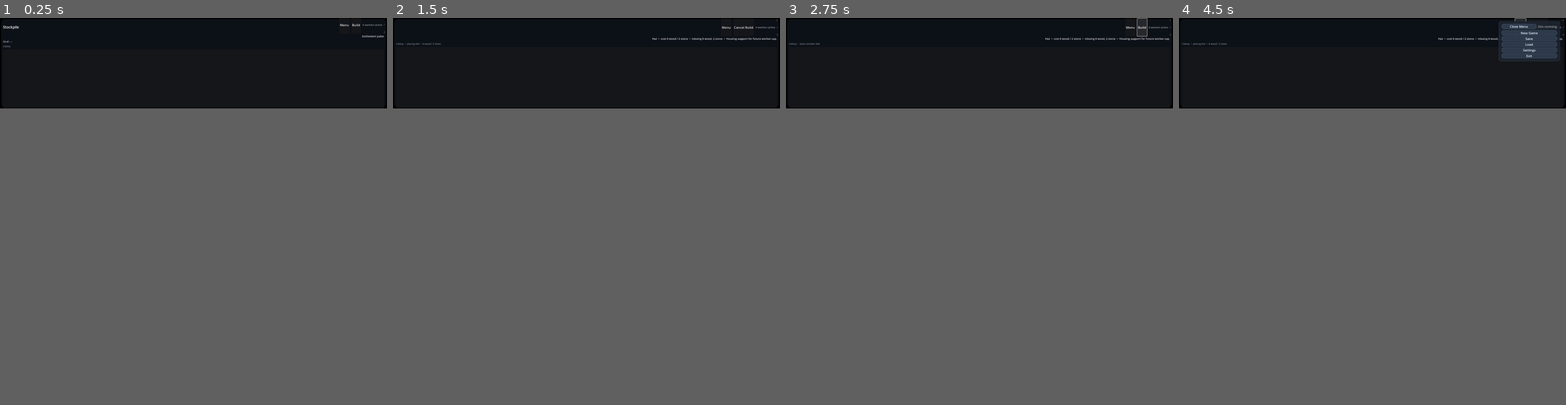
Above: before the commit, frames 1-4 (left to right).
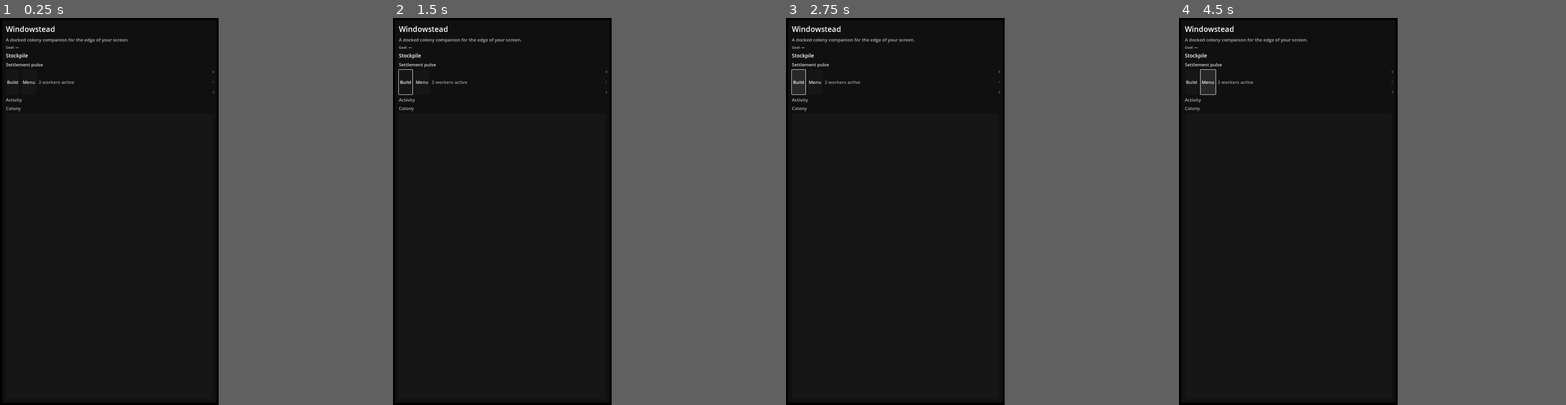
Above: after the commit, the same moments.

Repository: misospace/windowstead
Game: Godot game, scene res://scenes/main.tscn
Two runs of this game, one before a commit and one after it. Both use one fixed random seed, a clock stepped at 60 frames per second and the inputs below.
Inputs (mouse positions are in pixels of both pictures, inside the frame that each line leads up to):
- Up to frame 1 (0.25 s): no input
- Up to frame 2 (1.5 s): click "Build" at 0.5 s; click (741, 56) at 1.25 s, where only the run before the commit has a clickable "Hut • 6w / 2s"
- Up to frame 3 (2.75 s): click "Cancel Build" (after the commit: "Build") at 2 s
- Up to frame 4 (4.5 s): click "Build" at 2.75 s; click (1531, 52) at 3.5 s, where only the run before the commit has a clickable "+ Place Hut • 6 wood / 2 stone"; click "Menu" at 4.25 s
In our replay, the window is 800x187 before the commit and 452x800 after it. These sizes can differ from the game's own. Grey fills any space a smaller window leaves; there, only what the larger window draws over its background counts as a difference.

The runs differ from the first frame. In frame 1, 0.9% of the frame differs, in the area x 0-100%, y 0-25%; in frame 2, 1.1%; in frame 3, 1.1%; in frame 4, 2.2%.
Error before the commit: Invalid access to property or key 'events' on a base object of type 'Dictionary'. (res://scripts/main.gd:2221)
Error after the commit: Parse Error: Invalid operands "int" and "Callable" for "<" operator. (res://scripts/main.gd:1038)

Commit message:
fix: resolve cap shadowing bug, capitalize resource names, add HUD layout tests (PR #173)
- Rename local 'cap' variable to 'worker_cap' in render_hud_row() to avoid
  shadowing the global cap() function that capitalizes strings. This was a
  blocker causing runtime errors on GOAL_TYPE_BUILD goals.
- Capitalize resource names in HUD goal text using cap(resource) for consistency
  with existing render_goal() behavior.
- Add layout clipping tests for all three HUD row label types (worker cap,
  food warning, goal progress) mirroring the existing test_resource_trends.gd
  pattern to verify they fit within bottom/side dock constraints.

Diff:
--- a/scripts/main.gd
+++ b/scripts/main.gd
@@ -1034,13 +1034,13 @@
 	if not state.has("workers"):
 		return true
 	var current: int = state.workers.size()
-	var cap := get_worker_cap()
+	var worker_cap := get_worker_cap()
 	return current < cap
 
 
 func recruit_worker() -> void:
 	"""Add a new worker to the colony. No cost — just a decision point."""
-	var cap := get_worker_cap()
+	var worker_cap := get_worker_cap()
 	var current: int = state.workers.size()
 	if current >= cap:
 		push_event("Not enough housing for another worker. Build more huts.")
@@ -1074,7 +1074,7 @@
 		recruit_worker()
 	else:
 		var current: int = state.workers.size()
-		var cap := get_worker_cap()
+		var worker_cap := get_worker_cap()
 		push_event("Colony at capacity (%d/%d). Build more huts to recruit." % [current, cap])
 
 
@@ -1084,7 +1084,7 @@
 		return
 
 	var current: int = state.workers.size() if state.has("workers") else 0
-	var cap := get_worker_cap()
+	var worker_cap := get_worker_cap()
 	var extra := get_extra_workers_count()
 
 	# Cap info: show current / cap
@@ -1651,8 +1651,8 @@
 		return
 
 	var current_workers := active_worker_count()
-	var cap := get_worker_cap()
-	hud_worker_cap.text = "%d / %d" % [current_workers, cap]
+	var worker_cap := get_worker_cap()
+	hud_worker_cap.text = "%d / %d" % [current_workers, worker_cap]
 	hud_worker_cap.visible = true
 
 	# Food/upkeep warning — only show when relevant (low or starving)
@@ -1680,7 +1680,7 @@
 			match goal_type:
 				RotatingGoal.GOAL_TYPE_RESOURCE:
 					var resource := String(active_goal.get("target", {}).get("resource", ""))
-					goal_text = "Goal: %s" % resource
+					goal_text = "Goal: %s" % cap(resource)
 				RotatingGoal.GOAL_TYPE_BUILD:
 					var build_kind := String(active_goal.get("target", {}).get("build_kind", ""))
 					goal_text = "Build: %s" % cap(build_kind)
--- a/tests/test_resource_trends.gd
+++ b/tests/test_resource_trends.gd
@@ -10,6 +10,80 @@
 extends SceneTree
 
 const C := preload("res://scripts/constants.gd")
+
+
+# --- Layout/clipping tests for HUD row labels (issue #135) ---
+## These tests verify that the three compact HUD row label outputs fit within
+## the expected dock layout constraints (bottom: 320px, side: 280px).
+## At default font size (~11px per char for HUD labels), each character takes ~6-7px.
+## Safe upper bound: ~45 chars for 320px bottom dock, ~40 chars for 280px side dock.
+## No DisplayServer or scene node required — fully deterministic string analysis.
+
+func _test_hud_worker_cap_fits_dock() -> bool:
+	# Worker cap format: "%d / %d" — max plausible: "999 / 999" (11 chars)
+	var worker_cap_text := "999 / 999"
+	if worker_cap_text.length() > 45:
+		return {"ok": false, "msg": "worker cap text length %d exceeds safe bound for bottom dock" % worker_cap_text.length()}
+	print("    worker cap worst case: \"%s\" (%d chars)" % [worker_cap_text, worker_cap_text.length()])
+	return true
+
+func _test_hud_food_warning_fits_dock() -> bool:
+	# Food warning formats: "⚠ LOW FOOD" (10 visible chars) or "⚠ STARVING" (10 visible chars)
+	var food_warning := "⚠ STARVING"
+	if food_warning.length() > 45:
+		return {"ok": false, "msg": "food warning text length %d exceeds safe bound for bottom dock" % food_warning.length()}
+	print("    food warning worst case: \"%s\" (%d chars)" % [food_warning, food_warning.length()])
+	return true
+
+func _test_hud_goal_text_fits_dock() -> bool:
+	# Goal text formats (worst cases):
+	# Resource: "Goal: Workshop (999/9999)" — ~22 chars
+	var goal_resource := "Goal: Workshop (999/9999)"
+	# Build: "Build: Workshop" — ~15 chars
+	var goal_build := "Build: Workshop"
+	# Complete: "Goal: Finish a build ✓" — ~21 chars
+	var goal_complete := "Goal: Finish a build ✓"
+
+	var max_safe_length := 40  # conservative bound for 280px side dock at HUD font size
+	for goal_text in [goal_resource, goal_build, goal_complete]:
+		if goal_text.length() > max_safe_length:
+			return {"ok": false, "msg": "HUD goal text \"%s\" length %d exceeds safe bound %d for side dock" % [goal_text, goal_text.length(), max_safe_length]}
+		print("    HUD goal worst case: \"%s\" (%d chars)" % [goal_text, goal_text.length()])
+	return true
+
+func _test_hud_goal_capitalization() -> bool:
+	# Verify that cap() capitalizes resource/build names correctly.
+	var test_cases := {
+		"wood": "Wood",
+		"stone": "Stone",
+		"workshop": "Workshop",
+		"hut": "Hut",
+		"garden": "Garden",
+	}
+	for input_str in test_cases:
+		var expected := test_cases[input_str]
+		var actual := cap(input_str)
+		if actual != expected:
+			return {"ok": false, "msg": "cap(\"%s\") = \"%s\", expected \"%s\"" % [input_str, actual, expected]}
+	print("    cap() capitalization verified for all test cases")
+	return true
+
+func _test_hud_all_rows_fit_together() -> bool:
+	# Verify that all three HUD rows combined in a single render cycle
+	# don't overflow the bottom dock width. Each row is independent (vertical stack),
+	# so we verify each row's text length individually rather than summing.
+	var hud_rows := {
+		"worker_cap": "999 / 999",
+		"food_warning": "⚠ STARVING",
+		"goal_resource": "Goal: Workshop (999/9999)",
+	}
+	var max_safe_length := 45  # bottom dock at HUD font size
+	for row_name in hud_rows:
+		var text := hud_rows[row_name]
+		if text.length() > max_safe_length:
+			return {"ok": false, "msg": "HUD row \"%s\" text \"%s\" length %d exceeds safe bound" % [row_name, text, text.length()]}
+	print("    all HUD rows individually within safe bounds")
+	return true
 
 func _initialize() -> void:
 	var pass_count := 0
@@ -46,6 +120,12 @@
 	test_count += 1; pass_count += test("all three trend arrows present in compact mode", _test_all_arrows_in_compact)
 	test_count += 1; pass_count += test("all three trend arrows present in non-compact mode", _test_all_arrows_in_noncompact)
 	test_count += 1; pass_count += test("extreme resource values (999) still fit in compact summary", _test_extreme_values_fit_compact)
+	# --- Layout/clipping tests: HUD row labels must fit within dock widths (issue #135) ---
+	test_count += 1; pass_count += test("HUD worker cap text fits within safe bounds", _test_hud_worker_cap_fits_dock)
+	test_count += 1; pass_count += test("HUD food warning text fits within safe bounds", _test_hud_food_warning_fits_dock)
+	test_count += 1; pass_count += test("HUD goal text fits within safe bounds for all goal types", _test_hud_goal_text_fits_dock)
+	test_count += 1; pass_count += test("cap() capitalizes resource/build names correctly", _test_hud_goal_capitalization)
+	test_count += 1; pass_count += test("all HUD rows individually fit within safe bounds", _test_hud_all_rows_fit_together)
 
 	fail_count = test_count - pass_count
 	print("\n=== Resource Trend Tests ===")
